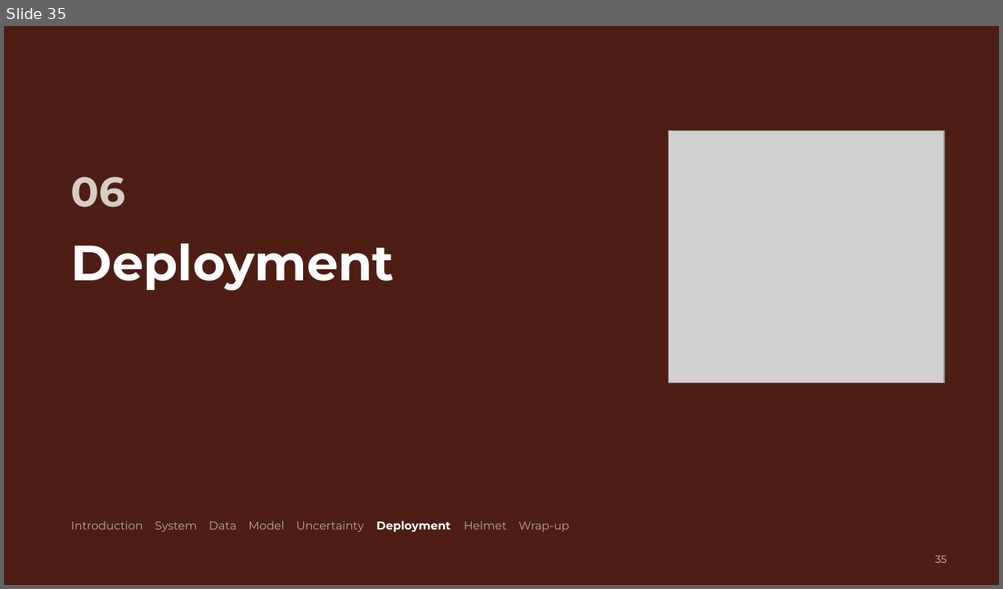
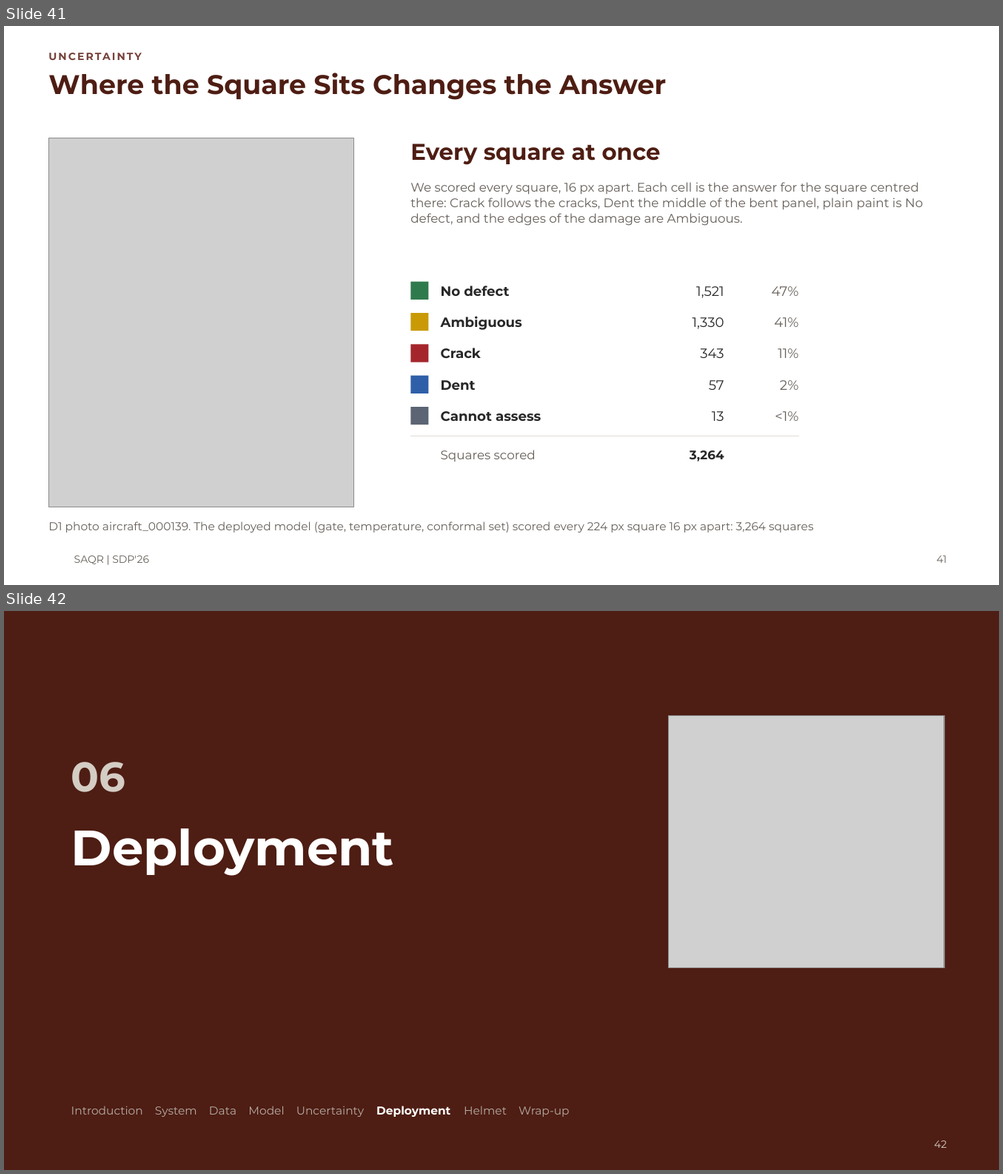
Before and after one commit to MASAR-AUS/SAQR, a slide deck: SAQR CMP490 Presentation.pptx. Shown one above the other, each under a label of ours: slide 35 before the commit, slides 41 and 42 after it. The pictures are 1003x589 and 1003x1174 pixels, drawn with LibreOffice and Linux fonts; fonts in the diff are those of the drawing; grey boxes stand for pictures; background and template pictures are left out. Boxes give left, top, right and bottom in pixels: in the first picture for what was removed or moved away, otherwise in the second. Text is boxed around its words. In the diff, an @@ line names an element or a change of style, - is before the commit and + after.

```diff
--- a/SAQR CMP490 Presentation.pptx
+++ b/SAQR CMP490 Presentation.pptx
@@ slide 41 added at [4,26,999,585], background #FFFFFF @@
@@ text added at [48,48,720,64], 10 pt, text #75413A, bold @@
+UNCERTAINTY
@@ title added at [48,73,666,100], 26 pt, text #4E1D13, bold @@
+Where the Square Sits Changes the Answer
@@ picture added at [48,138,354,507] @@
@@ text added at [410,144,660,165], 22 pt, text #4E1D13, bold @@
+Every square at once
@@ text added at [410,182,922,226], 12 pt, text #665F59 @@
+We scored every square, 16 px apart. Each cell is the answer for the square centred there: Crack follows the cracks, Dent the middle of the bent panel, plain paint is No defect, and the edges of the damage are Ambiguous.
@@ rectangle added at [410,282,429,300], fill #2F7A4C @@
@@ text added at [441,286,509,296], 13 pt, text #272727, bold @@
+No defect
@@ text added at [696,286,723,298], 13 pt, text #272727 @@
+1,521
@@ text added at [771,286,799,296], 13 pt, text #665F59 @@
+47%
@@ rectangle added at [410,313,429,331], fill #C99A06 @@
@@ text added at [441,316,522,330], 13 pt, text #272727, bold @@
+Ambiguous
@@ text added at [692,318,724,329], 13 pt, text #272727 @@
+1,330
@@ text added at [774,318,798,327], 13 pt, text #665F59 @@
+41%
@@ rectangle added at [410,345,429,363], fill #A4262C @@
@@ text added at [441,348,481,358], 13 pt, text #272727, bold @@
+Crack
@@ text added at [700,349,723,358], 13 pt, text #272727 @@
+343
@@ text added at [777,349,798,358], 13 pt, text #665F59 @@
+11%
@@ rectangle added at [410,376,429,394], fill #2F5FA8 @@
@@ text added at [441,380,475,390], 13 pt, text #272727, bold @@
+Dent
@@ text added at [708,380,724,390], 13 pt, text #272727 @@
+57
@@ text added at [780,380,799,390], 13 pt, text #665F59 @@
+2%
@@ rectangle added at [410,407,429,425], fill #5B6573 @@
@@ text added at [441,412,540,421], 13 pt, text #272727, bold @@
+Cannot assess
@@ text added at [711,412,724,421], 13 pt, text #272727 @@
+13
@@ text added at [774,412,798,421], 13 pt, text #665F59 @@
+<1%
@@ line added from (410, 437) to (799, 437), #DEDCD5 1 pt @@
@@ text added at [441,450,535,462], 12 pt, text #665F59 @@
+Squares scored
@@ text added at [689,451,724,462], 12 pt, text #272727, bold @@
+3,264
@@ text added at [48,522,813,533], 11 pt, text #665F59 @@
+D1 photo aircraft_000139. The deployed model (gate, temperature, conformal set) scored every 224 px square 16 px apart: 3,264 squares
@@ text added at [74,556,149,565], 10 pt, text #665F59 @@
+SAQR | SDP'26
@@ page number added at [936,556,947,563], 10 pt, text #665F59 @@
+41
@@ what was slide 35 is now slide 42 @@
@@ page number at [933,1141,946,1148]: text changed @@
-35
+42
```
Also in this commit, not shown: 4 slides changed, 8 other slides added.
